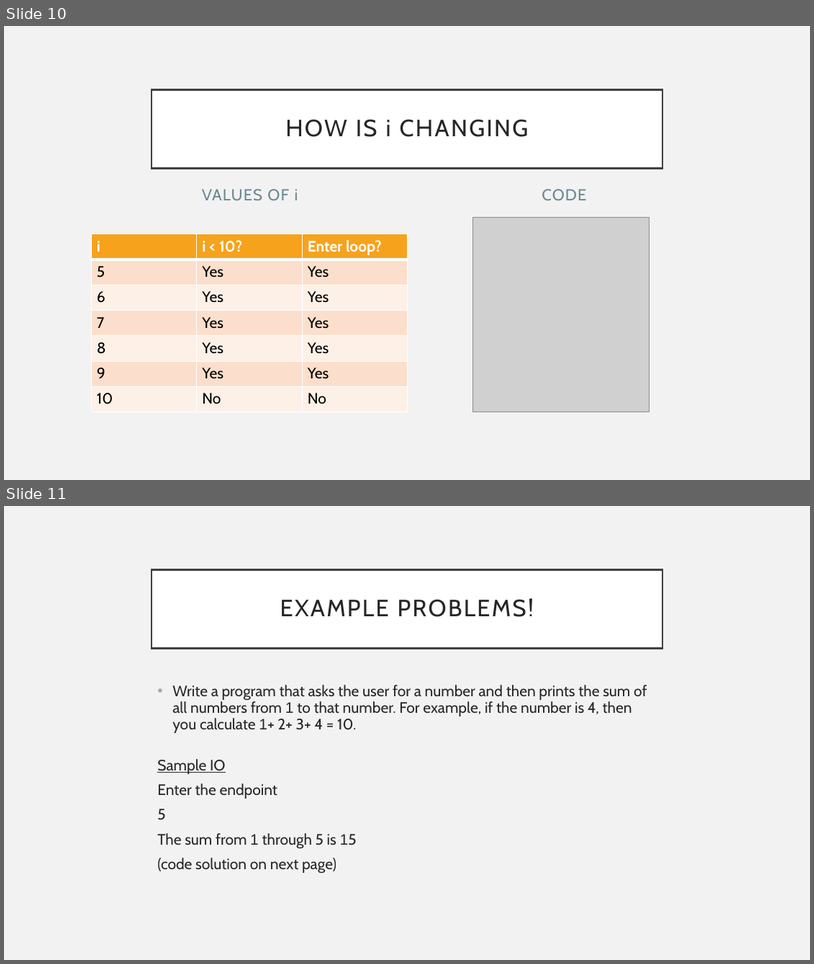
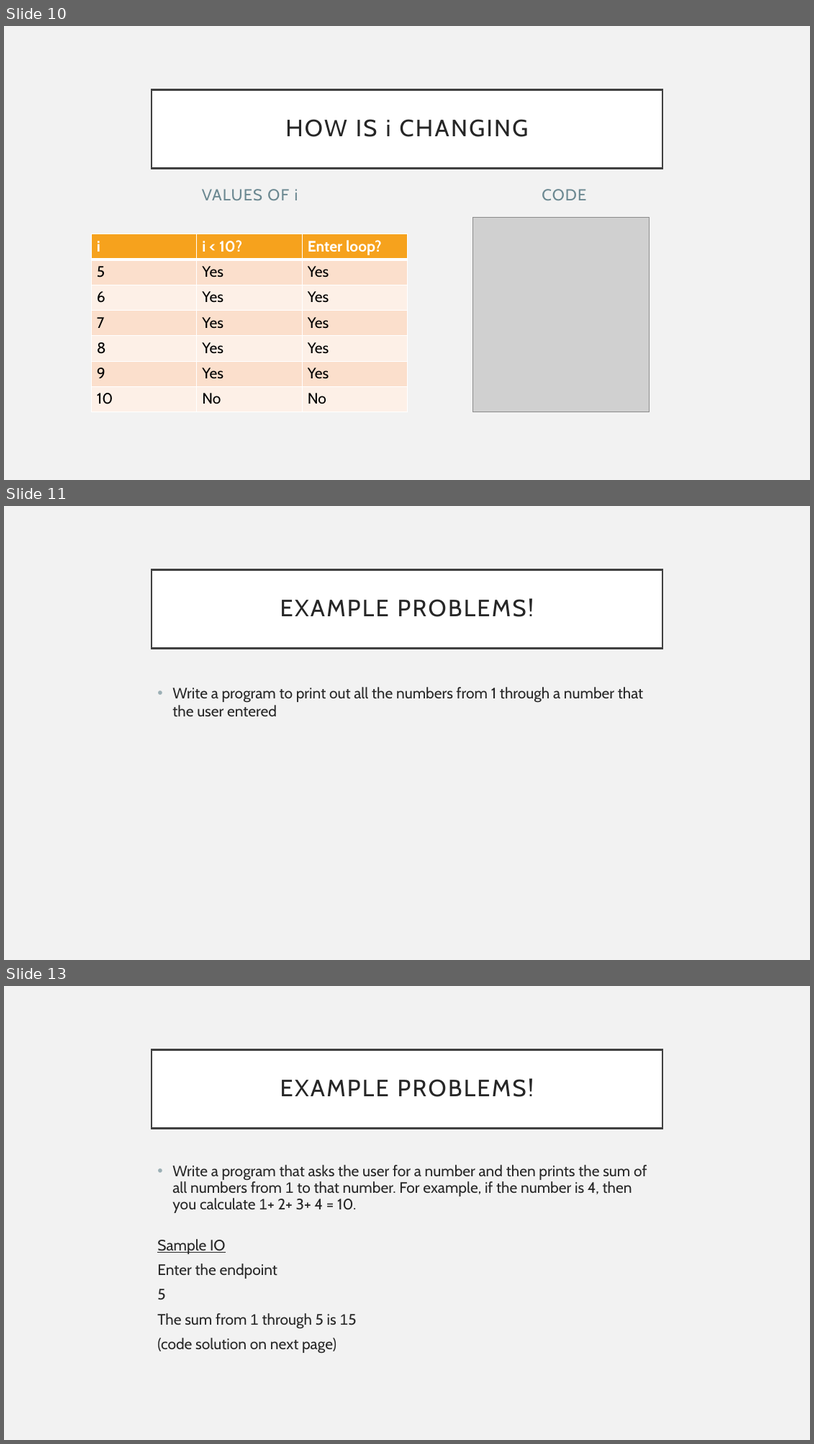
Before and after one commit to rsera/Junior-Knights, a slide deck: Python Day 4 While Loops.pptx. Shown one above the other, each under a label of ours: slides 10 and 11 before the commit, slides 10, 11 and 13 after it; the slides between them are not shown. The pictures are 814x964 and 814x1444 pixels, drawn with LibreOffice and Linux fonts; fonts in the diff are those of the drawing; grey boxes stand for pictures. Boxes give left, top, right and bottom in pixels: in the first picture for what was removed or moved away, otherwise in the second. Text is boxed around its words. In the diff, an @@ line names an element or a change of style, - is before the commit and + after.

```diff
--- a/Python Day 4 While Loops.pptx
+++ b/Python Day 4 While Loops.pptx
@@ slide 11 added at [4, 506, 810, 960], background #F2F2F2 @@
@@ title added at [152, 569, 663, 648], fill #FFFFFF, outline #404040 2.5 pt, 28 pt, text #262626 @@
+EXAMPLE PROBLEMS!
@@ text added at [172, 687, 643, 717], 18 pt, text #262626 @@
+• Write a program to print out all the numbers from 1 through a number that the user entered
@@ what was slide 11 is now slide 13 @@
```
Also in this commit, not shown: 2 other slides added, 2 other files.
